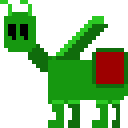
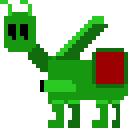
Layers edited between the first and the second 128 × 128 image:
added layer "gun" above "legL" over <box>40,80,76,92</box>
